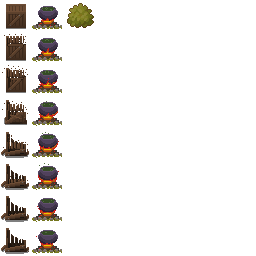
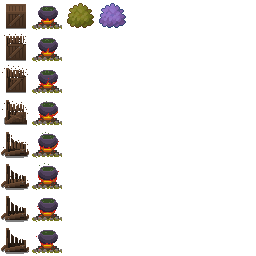
Before/after of a 256x256 layered artwork. What changed in the layer stack:
added layer "Вставленный слой" above "shrub" over (99, 3, 126, 28)
